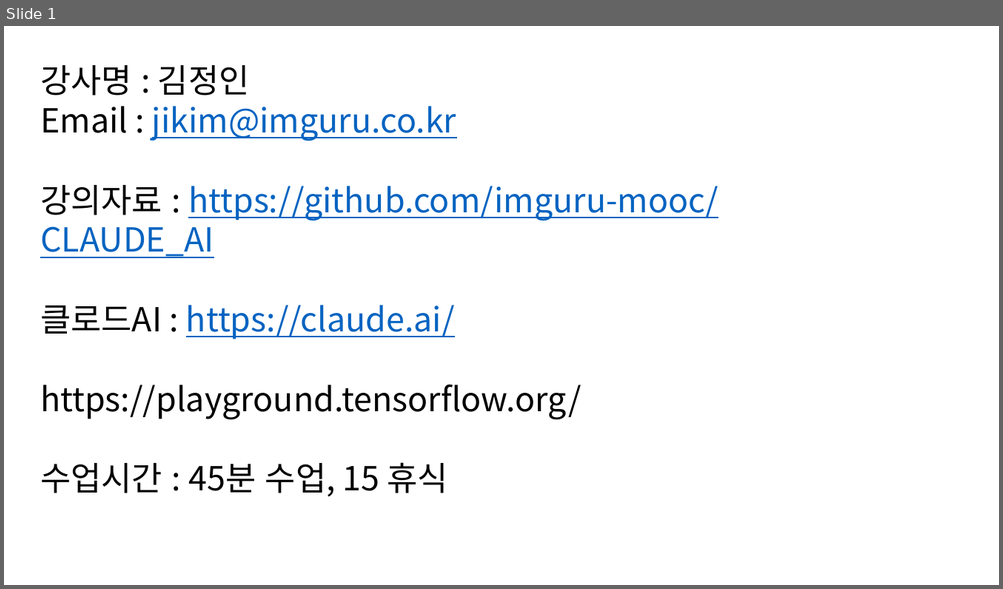
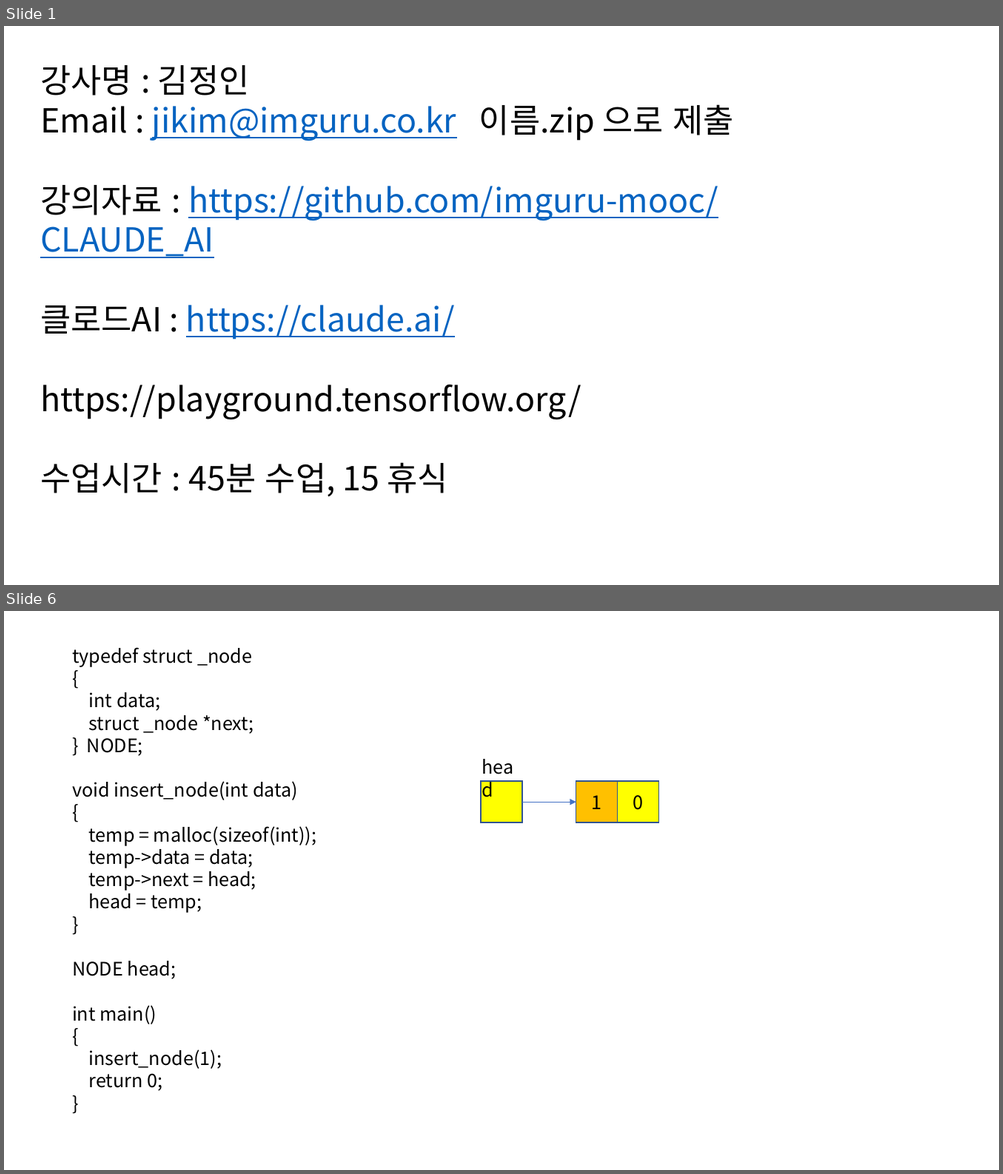
Before and after one commit to imguru-mooc/CLAUDE_AI, a slide deck: 판서.pptx. Shown one above the other, each under a label of ours: slide 1 before the commit, slides 1 and 6 after it; the slides between them are not shown. The pictures are 1003x589 and 1003x1174 pixels, drawn with LibreOffice and Linux fonts; fonts in the diff are those of the drawing. Boxes give left, top, right and bottom in pixels: in the first picture for what was removed or moved away, otherwise in the second. Text is boxed around its words. In the diff, an @@ line names an element or a change of style, - is before the commit and + after.

```diff
--- a/판서.pptx
+++ b/판서.pptx
@@ slide 6 added at (4, 611, 999, 1170), background #FFFFFF @@
@@ text added at (72, 647, 317, 1091), 18 pt, text #000000 @@
+typedef struct _node
+{
+int data;
+struct _node *next;
+} NODE;
+void insert_node(int data)
+{
+temp = malloc(sizeof(int));
+temp->data = data;
+temp->next = head;
+head = temp;
+}
+NODE head;
+int main()
+{
+insert_node(1);
+return 0;
+}
@@ text added at (475, 752, 532, 782), 18 pt, text #000000 @@
+head
@@ rectangle added at (481, 781, 523, 823), fill #FFFF00, outline #325491 1 pt @@
@@ rectangle added at (576, 781, 618, 823), fill #FFC000, outline #325491 1 pt, 18 pt, text #000000 @@
+1
@@ rectangle added at (617, 781, 659, 823), fill #FFFF00, outline #325491 1 pt, 18 pt, text #000000 @@
+0
@@ arrow added from (522, 802) to (576, 802), #4472C4 0.5 pt @@
@@ slide 1 changed as well @@
@@ text at (40, 104, 733, 141): text changed @@
-Email : jikim@imguru.co.kr
+Email : jikim@imguru.co.kr 이름.zip 으로 제출
```
Also in this commit, not shown: 6 other slides added.
